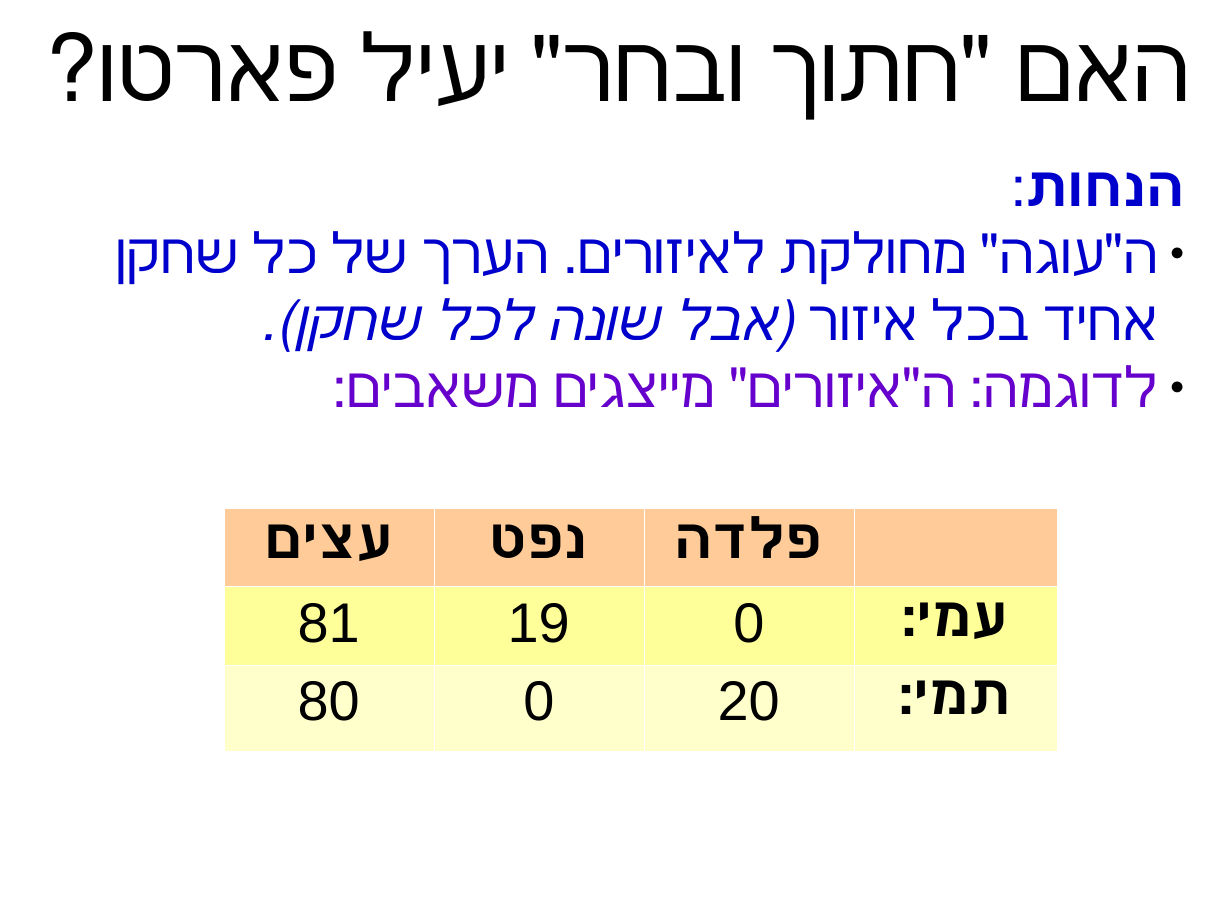
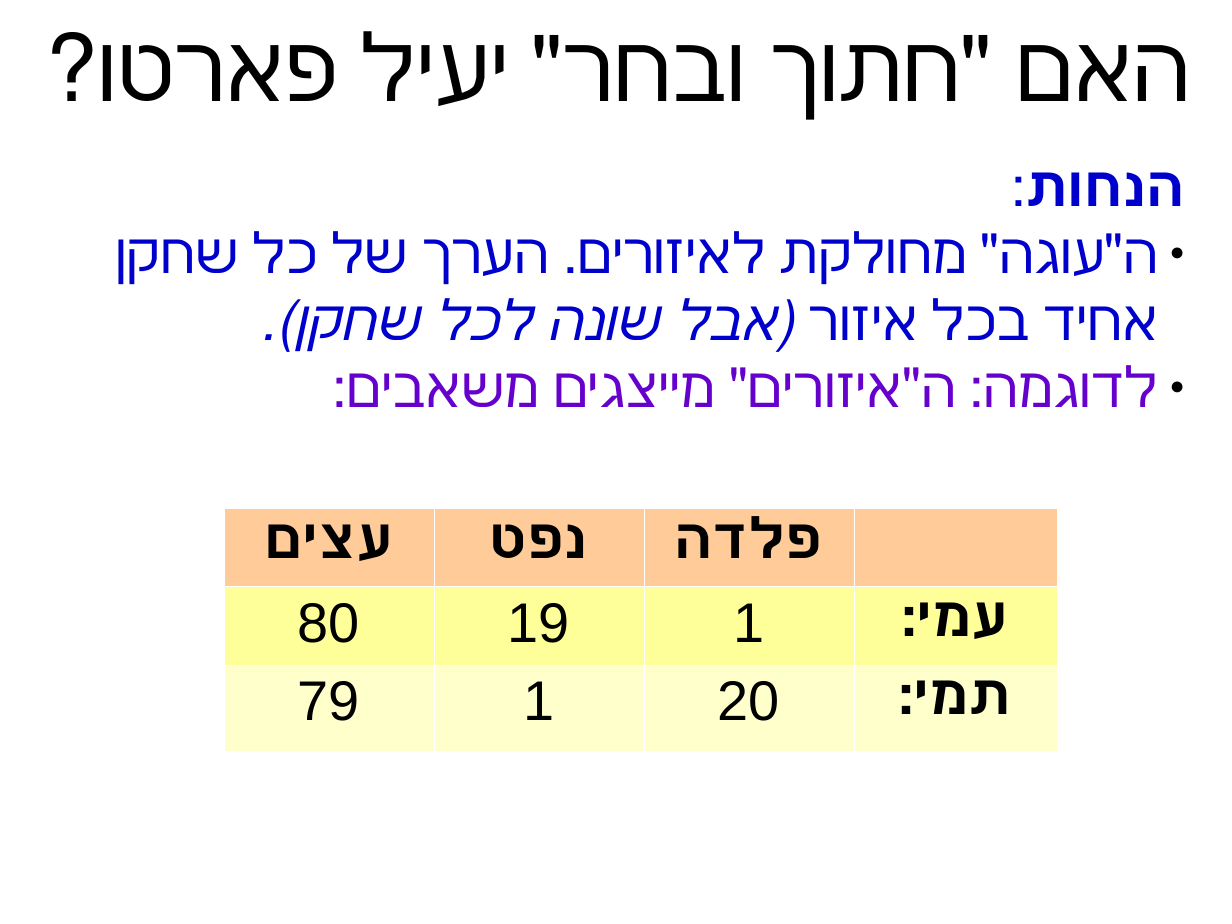
Before and after one commit to erelsgl-at-ariel/algorithms-5782, a slide deck: slide 8 of 02-pareto-efficiency/slides-leximin.odp. Drawn at 1232x924 pixels with LibreOffice and Linux fonts; fonts in the diff are those of the drawing. Boxes give left, top, right and bottom in pixels: in the first picture for what was removed or moved away, otherwise in the second. Text is boxed around its words. In the diff, an @@ line names an element or a change of style, - is before the commit and + after.

```diff
--- a/02-pareto-efficiency/slides-leximin.odp
+++ b/02-pareto-efficiency/slides-leximin.odp
@@ table at (224, 509, 1058, 748) @@
-row 2, column 1: 81
+row 2, column 1: 80
-row 2, column 3: 0
+row 2, column 3: 1
-row 3, column 1: 80
+row 3, column 1: 79
-row 3, column 2: 0
+row 3, column 2: 1
```
Also in this commit, not shown: 6 other slides changed, 10 slides added, 9 other files.
